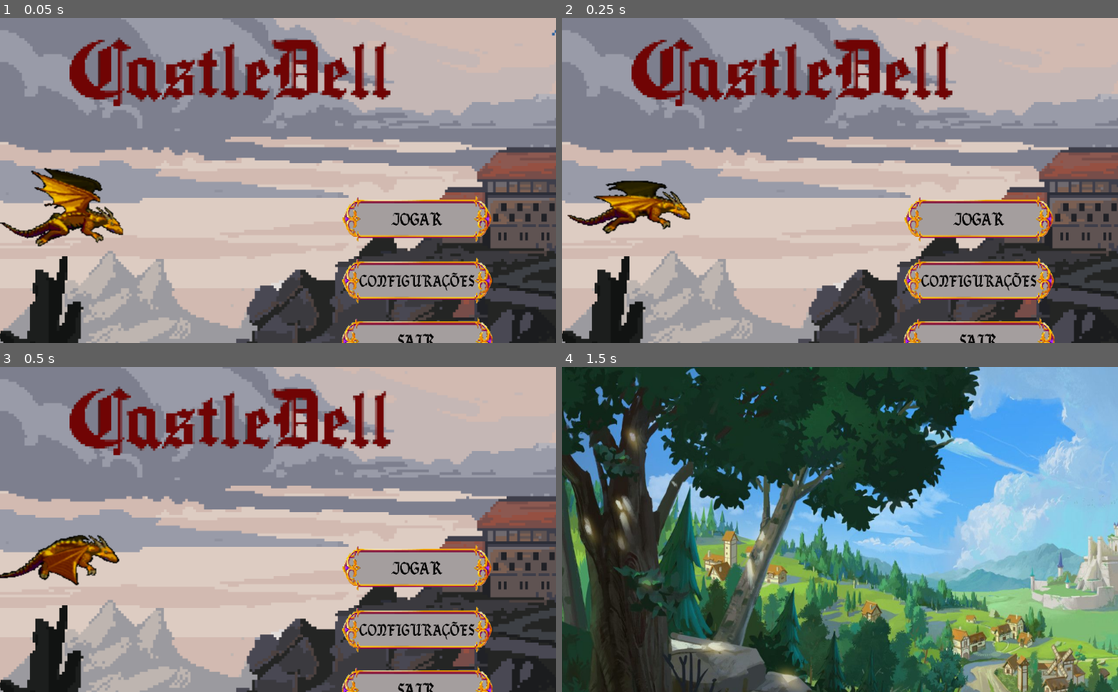
Above: before the commit, frames 1-4 (two rows, left to right).
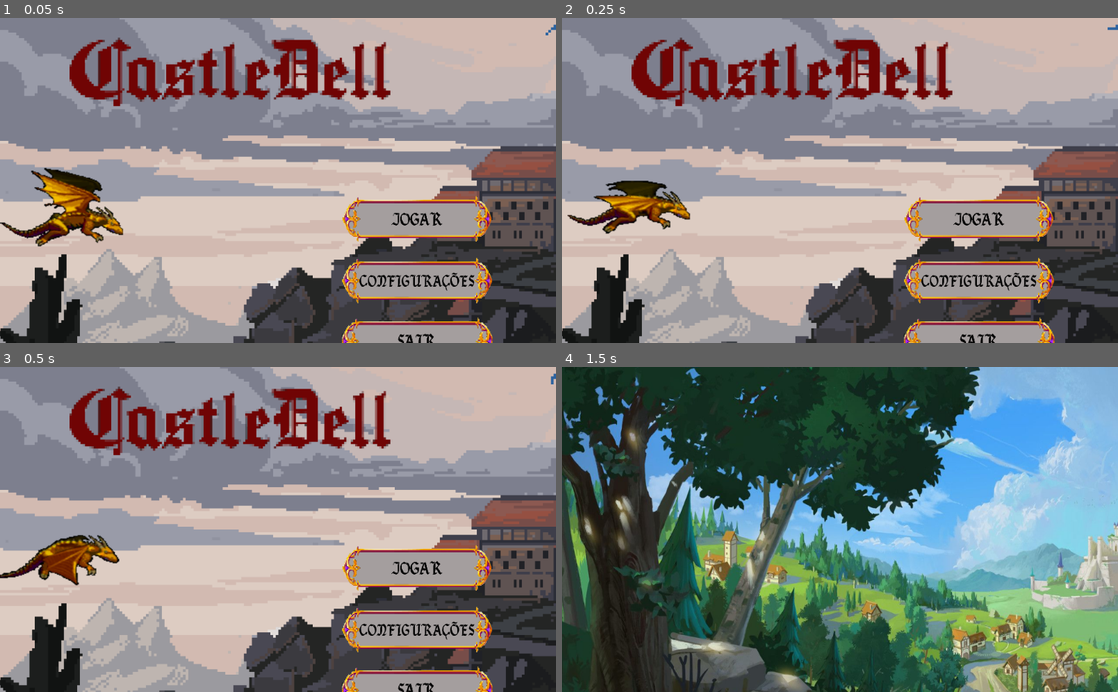
Above: after the commit, the same moments.

Repository: marcelomaiaf/Template_M1-main
Game: Godot game, scene res://menu_principal.tscn
The game is run twice, just before and just after one commit, with the same random seed, the same clock (stepped at 60 frames per second) and the same inputs.
Inputs (mouse positions are in pixels of both pictures, inside the frame that each line leads up to):
- Up to frame 1 (0.05 s): no input
- Up to frame 2 (0.25 s): no input
- Up to frame 3 (0.5 s): no input
- Up to frame 4 (1.5 s): click (979, 568) at 0.5 s; tap Enter at 1.25 s

The runs differ from the first frame. In frame 1, 8.5% of the frame differs, in the area x 0-100%, y 0-100%; in frame 2, 8.5%; in frame 3, 8.5%; in frame 4, nothing differs.

Commit message:
primeira versao do jogo
primeira versao do jogo

Diff:
--- a/documentos/ABC/menu_principal.tscn
+++ b/documentos/ABC/menu_principal.tscn
@@ -1,9 +1,9 @@
-[gd_scene load_steps=33 format=2]
+[gd_scene load_steps=30 format=2]
 
 [ext_resource path="res://menu_principal.gd" type="Script" id=1]
-[ext_resource path="res://assets/back_0.png" type="Texture" id=2]
-[ext_resource path="res://pinpng.com-sun-vector-png-3086566.png" type="Texture" id=3]
-[ext_resource path="res://assets/moon-removebg-preview.png" type="Texture" id=4]
+[ext_resource path="res://assets/back_7.png" type="Texture" id=2]
+[ext_resource path="res://assets/back_0.png" type="Texture" id=3]
+[ext_resource path="res://assets/back_2.png" type="Texture" id=4]
 [ext_resource path="res://assets/flying_dragon-gold 2.png" type="Texture" id=5]
 [ext_resource path="res://assets/flying_dragon-gold 1.png" type="Texture" id=6]
 [ext_resource path="res://assets/flying_dragon-gold 3.png" type="Texture" id=7]
@@ -15,27 +15,24 @@
 [ext_resource path="res://assets/botao sair1.png" type="Texture" id=13]
 [ext_resource path="res://assets/botao sair esc.png" type="Texture" id=14]
 [ext_resource path="res://medieval sound.mp3" type="AudioStream" id=15]
-[ext_resource path="res://assets/back_1.png" type="Texture" id=16]
-[ext_resource path="res://assets/back_2.png" type="Texture" id=17]
-[ext_resource path="res://assets/back_3.png" type="Texture" id=18]
-[ext_resource path="res://assets/back_4.png" type="Texture" id=19]
-[ext_resource path="res://assets/back_5.png" type="Texture" id=20]
-[ext_resource path="res://assets/back_6.png" type="Texture" id=21]
-[ext_resource path="res://assets/back_7.png" type="Texture" id=22]
-[ext_resource path="res://assets/back_9.png" type="Texture" id=23]
+[ext_resource path="res://assets/back_3.png" type="Texture" id=16]
+[ext_resource path="res://assets/back_4.png" type="Texture" id=17]
+[ext_resource path="res://assets/back_5.png" type="Texture" id=19]
+[ext_resource path="res://assets/back_6.png" type="Texture" id=20]
+[ext_resource path="res://assets/back_8.png" type="Texture" id=21]
+[ext_resource path="res://assets/back_13.png" type="Texture" id=22]
+[ext_resource path="res://assets/back_14.png" type="Texture" id=23]
 [ext_resource path="res://assets/back_10.png" type="Texture" id=24]
 [ext_resource path="res://assets/back_11.png" type="Texture" id=25]
-[ext_resource path="res://assets/back_8.png" type="Texture" id=26]
-[ext_resource path="res://assets/back_14.png" type="Texture" id=27]
-[ext_resource path="res://assets/back_12.png" type="Texture" id=28]
-[ext_resource path="res://assets/back_13.png" type="Texture" id=29]
+[ext_resource path="res://assets/back_12.png" type="Texture" id=26]
+[ext_resource path="res://assets/back_9.png" type="Texture" id=27]
 
 [sub_resource type="SpriteFrames" id=4]
 animations = [ {
-"frames": [ ExtResource( 2 ), ExtResource( 16 ), ExtResource( 17 ), ExtResource( 18 ), ExtResource( 19 ), ExtResource( 20 ), ExtResource( 21 ), ExtResource( 22 ), ExtResource( 26 ), ExtResource( 23 ), ExtResource( 24 ), ExtResource( 25 ), ExtResource( 28 ), ExtResource( 27 ), ExtResource( 29 ) ],
+"frames": [ ExtResource( 3 ), ExtResource( 4 ), ExtResource( 16 ), ExtResource( 17 ), ExtResource( 19 ), ExtResource( 20 ), ExtResource( 2 ), ExtResource( 21 ), ExtResource( 27 ), ExtResource( 24 ), ExtResource( 25 ), ExtResource( 26 ), ExtResource( 22 ), ExtResource( 23 ) ],
 "loop": true,
 "name": "default",
-"speed": 5.0
+"speed": 6.0
 } ]
 
 [sub_resource type="SpriteFrames" id=1]
@@ -59,10 +56,10 @@
 autoplay = true
 
 [node name="AnimatedSprite2" type="AnimatedSprite" parent="."]
-position = Vector2( 965.24, 583.236 )
-scale = Vector2( 1.02344, 1.01358 )
+position = Vector2( 954.032, 578.805 )
+scale = Vector2( 1.01176, 1.00537 )
 frames = SubResource( 4 )
-frame = 9
+frame = 13
 playing = true
 
 [node name="Castledell" type="Sprite" parent="."]
@@ -75,16 +72,6 @@
 scale = Vector2( 2.50485, 2.0098 )
 frames = SubResource( 1 )
 playing = true
-
-[node name="TextureButton" type="TextureButton" parent="."]
-visible = false
-margin_left = 1610.06
-margin_top = 64.5711
-margin_right = 1843.06
-margin_bottom = 272.571
-texture_normal = ExtResource( 3 )
-texture_hover = ExtResource( 4 )
-expand = true
 
 [node name="play_button" type="TextureButton" parent="."]
 margin_left = 783.331
Binary file removed: documentos/ABC/assets/166022313888879023.png
Not shown, removed: documentos/ABC/assets/166022313888879023.png.import
Binary file removed: documentos/ABC/assets/237809a4b4457c07be492e92f1a9074d-removebg-preview-removebg-preview.png
Not shown, removed: documentos/ABC/assets/237809a4b4457c07be492e92f1a9074d-removebg-preview-removebg-preview.png.import
